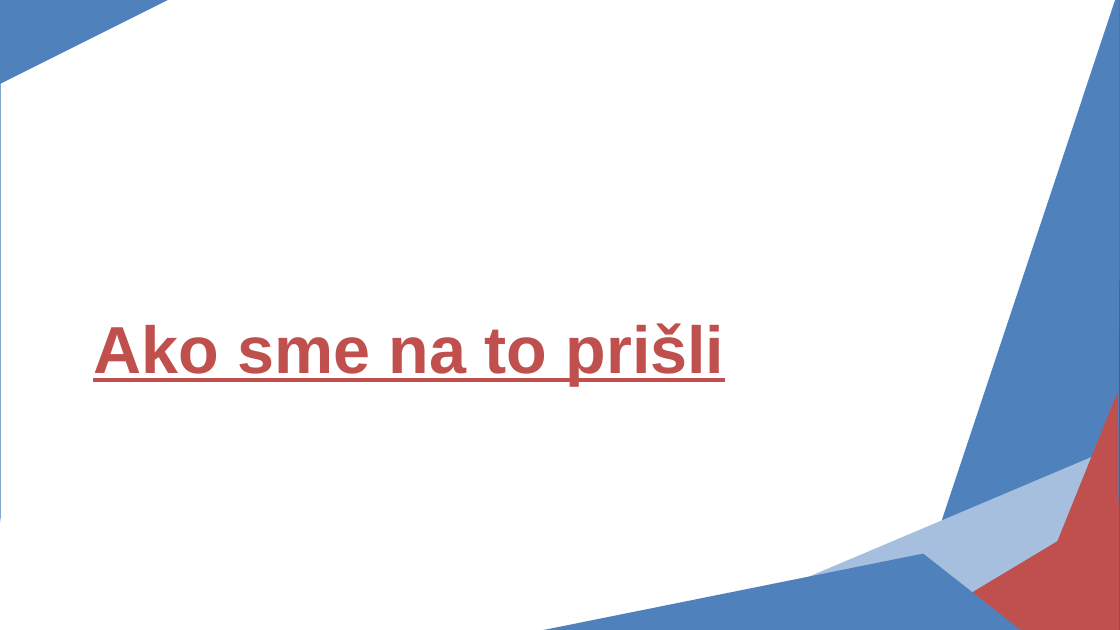
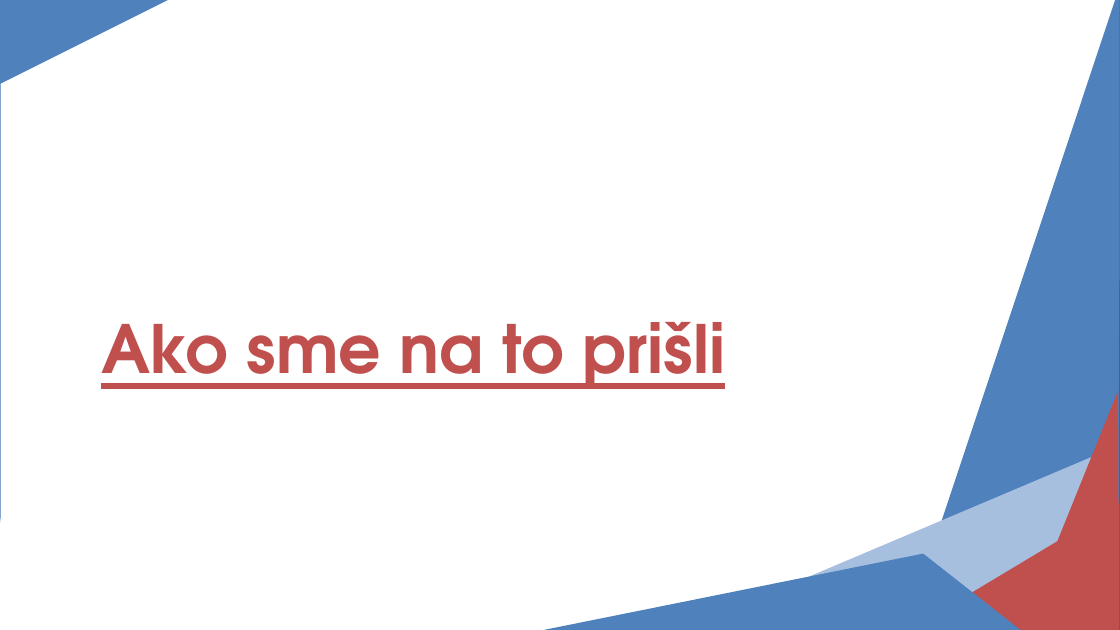
Before and after one commit to Matus49/Meteorological_project, a slide deck: slide 7 of OmniSense.odp. Drawn at 1120x630 pixels with LibreOffice and Linux fonts; fonts in the diff are those of the drawing; background and template pictures are left out. Boxes give left, top, right and bottom in pixels: in the first picture for what was removed or moved away, otherwise in the second. Text is boxed around its words. In the diff, an @@ line names an element or a change of style, - is before the commit and + after.

```diff
--- a/OmniSense.odp
+++ b/OmniSense.odp
@@ title "Ako sme na to prišli" at (101,322,725,389): font Arial to TeX Gyre Adventor @@
```
Also in this commit, not shown: 11 other slides changed.
